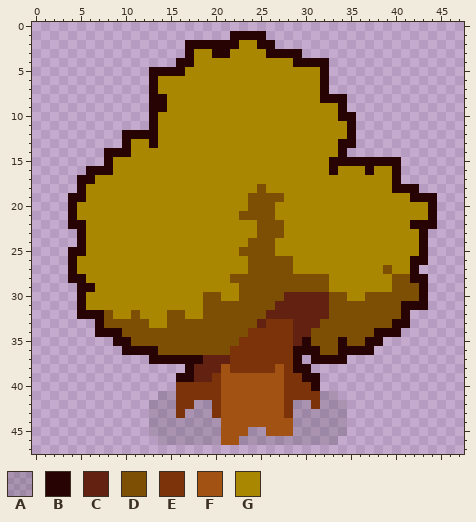
One commit to this pixel-art sprite: Roguelike_unity/Assets/Art/Environment/Tree_2.png. Above is the file before it was changed.
The file is 48x48 pixels. Colours within 5 levels of each other are drawn and written as one.
Palette (. is transparent): A #00000023  B #270303  C #632112  D #7d4f04  E #7d3309  F #a25313  G #a98700
Once edited:
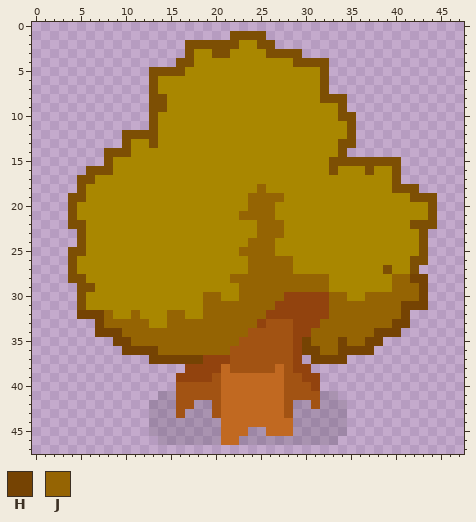
Colours new in this view: H #754303  J #956403
Change:
@@ palette @@
-C #632112
+C #92430e
-E #7d3309
+E #a25313
-F #a25313
+F #c16921
@@ x 0..47 @@
  0 ................................................
- 1 ......................BBBB......................
- 2 .................BBBBBBGGBB.....................
- 3 .................BGGBBGGGGBBBB..................
- 4 ................BBGGGGGGGGGGGBBBB...............
- 5 .............BBBBGGGGGGGGGGGGGGGB...............
- 6 .............BGGGGGGGGGGGGGGGGGGB...............
- 7 .............BGGGGGGGGGGGGGGGGGGB...............
- 8 .............BBGGGGGGGGGGGGGGGGGBBB.............
- 9 .............BBGGGGGGGGGGGGGGGGGGGB.............
-10 .............BGGGGGGGGGGGGGGGGGGGGBB............
-11 .............BGGGGGGGGGGGGGGGGGGGGGB............
-12 ..........BBBBGGGGGGGGGGGGGGGGGGGGGB............
-13 ..........BGGBGGGGGGGGGGGGGGGGGGGGBB............
-14 ........BBBGGGGGGGGGGGGGGGGGGGGGGGB.............
-15 ........BGGGGGGGGGGGGGGGGGGGGGGGGBBBBBBBB.......
-16 ......BBBGGGGGGGGGGGGGGGGGGGGGGGGBGGGBGGB.......
-17 .....BBGGGGGGGGGGGGGGGGGGGGGGGGGGGGGGGGGB.......
-18 .....BGGGGGGGGGGGGGGGGGGGDGGGGGGGGGGGGGGBBB.....
-19 ....BBGGGGGGGGGGGGGGGGGGDDDDGGGGGGGGGGGGGGBBB...
-20 ....BGGGGGGGGGGGGGGGGGGGDDDGGGGGGGGGGGGGGGGGB...
-21 ....BGGGGGGGGGGGGGGGGGGDDDDGGGGGGGGGGGGGGGGGB...
-22 ....BBGGGGGGGGGGGGGGGGGGGDDDGGGGGGGGGGGGGGBBB...
-23 .....BGGGGGGGGGGGGGGGGGGGDDDGGGGGGGGGGGGGGGB....
-24 .....BGGGGGGGGGGGGGGGGGGDDDGGGGGGGGGGGGGGGGB....
-25 ....BBGGGGGGGGGGGGGGGGGDDDDGGGGGGGGGGGGGGGGB....
-26 ....BGGGGGGGGGGGGGGGGGGGDDDDDGGGGGGGGGGGGGBB....
-27 ....BGGGGGGGGGGGGGGGGGGGDDDDDGGGGGGGGGGDGGB.....
-28 ....BBGGGGGGGGGGGGGGGGDDDDDDDDDDDGGGGGGGDDBB....
-29 .....BBGGGGGGGGGGGGGGGGDDDDDDDDDDGGGGGGGDDDB....
-30 .....BGGGGGGGGGGGGGDDGGDDDDDCCCCCDDGGDDDDDDB....
-31 .....BGGGGGGGGGGGGGDDDDDDDDCCCCCCDDDDDDDDBBB....
-32 .....BBBDGGDGGGDDGGDDDDDDDCCCCCCCDDDDDDDDB......
-33 .......BDDDDDGGDDDDDDDDDDCEEECCCDDDDDDDDBB......
-34 .......BBBDDDDDDDDDDDDDDEEEEECCDDDDDDDBBB.......
-35 .........BBDDDDDDDDDDDDEEEEEECBDDDBDDBB.........
-36 ..........BBBBDDDDDDDDEEEEEEEBBBDDBBBB..........
-37 .............BBBBBBCCCEEEEEEEB.BBBB.............
-38 .................BCCCFEEEEEFEBB.................
-39 ................BBCCEFFFFFFFEEBB................
-40 ................EEEEEFFFFFFFEEEB................
+ 1 ......................DDDD......................
+ 2 .................DDDDDDGGDD.....................
+ 3 .................DGGDDGGGGDDDD..................
+ 4 ................DDGGGGGGGGGGGDDDD...............
+ 5 .............DDDDGGGGGGGGGGGGGGGD...............
+ 6 .............DGGGGGGGGGGGGGGGGGGD...............
+ 7 .............DGGGGGGGGGGGGGGGGGGD...............
+ 8 .............DDGGGGGGGGGGGGGGGGGDDD.............
+ 9 .............DDGGGGGGGGGGGGGGGGGGGD.............
+10 .............DGGGGGGGGGGGGGGGGGGGGDD............
+11 .............DGGGGGGGGGGGGGGGGGGGGGD............
+12 ..........DDDDGGGGGGGGGGGGGGGGGGGGGD............
+13 ..........DGGDGGGGGGGGGGGGGGGGGGGGDD............
+14 ........DDDGGGGGGGGGGGGGGGGGGGGGGGD.............
+15 ........DGGGGGGGGGGGGGGGGGGGGGGGGDDDDDDDD.......
+16 ......DDDGGGGGGGGGGGGGGGGGGGGGGGGDGGGDGGD.......
+17 .....DDGGGGGGGGGGGGGGGGGGGGGGGGGGGGGGGGGD.......
+18 .....DGGGGGGGGGGGGGGGGGGGJGGGGGGGGGGGGGGDDD.....
+19 ....DDGGGGGGGGGGGGGGGGGGJJJJGGGGGGGGGGGGGGDDD...
+20 ....DGGGGGGGGGGGGGGGGGGGJJJGGGGGGGGGGGGGGGGGD...
+21 ....DGGGGGGGGGGGGGGGGGGJJJJGGGGGGGGGGGGGGGGGD...
+22 ....DDGGGGGGGGGGGGGGGGGGGJJJGGGGGGGGGGGGGGDDD...
+23 .....DGGGGGGGGGGGGGGGGGGGJJJGGGGGGGGGGGGGGGD....
+24 .....DGGGGGGGGGGGGGGGGGGJJJGGGGGGGGGGGGGGGGD....
+25 ....DDGGGGGGGGGGGGGGGGGJJJJGGGGGGGGGGGGGGGGD....
+26 ....DGGGGGGGGGGGGGGGGGGGJJJJJGGGGGGGGGGGGGDD....
+27 ....DGGGGGGGGGGGGGGGGGGGJJJJJGGGGGGGGGGDGGD.....
+28 ....DDGGGGGGGGGGGGGGGGJJJJJJJJJJJGGGGGGGJJHH....
+29 .....DDGGGGGGGGGGGGGGGGJJJJJJJJJJGGGGGGGJJJH....
+30 .....DGGGGGGGGGGGGGJJGGJJJJJCCCCCJJGGJJJJJJH....
+31 .....DGGGGGGGGGGGGGJJJJJJJJCCCCCCJJJJJJJJHHH....
+32 .....HHHJGGJGGGJJGGJJJJJJJCCCCCCCJJJJJJJJH......
+33 .......HJJJJJGGJJJJJJJJJJCEEECCCJJJJJJJJHH......
+34 .......HHHJJJJJJJJJJJJJJEEEEECCJJJJJJJHHH.......
+35 .........HHJJJJJJJJJJJJEEEEEECHJJJHJJHH.........
+36 ..........HHHHJJJJJJJJEEEEEEECHHJJHHHH..........
+37 .............HHHHHHCCCEEEEEEEC.HHHH.............
+38 .................CCCCFEEEEEFECC.................
+39 ................CCCCEFFFFFFFEECC................
+40 ................EEEEEFFFFFFFEEEC................
 41 ..............AAEEEEEFFFFFFFEEEEAA..............
Pixel boxes of the changes (left, top, right, bottom) in both pictures:
changed: (68, 31, 437, 445)
